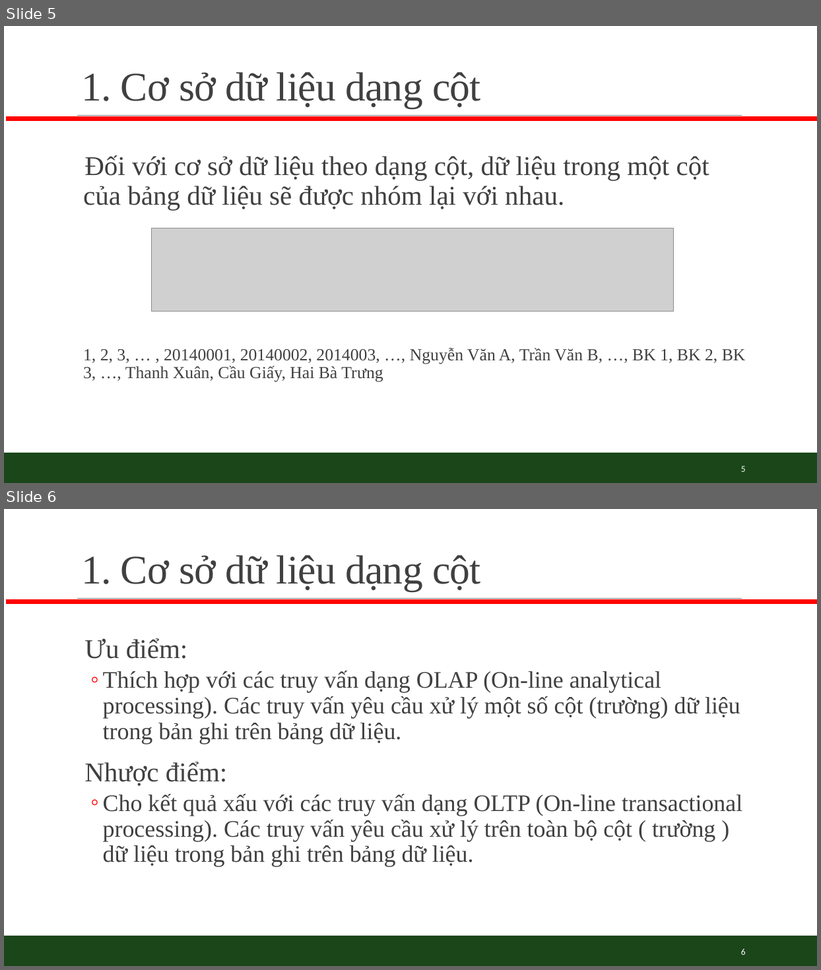
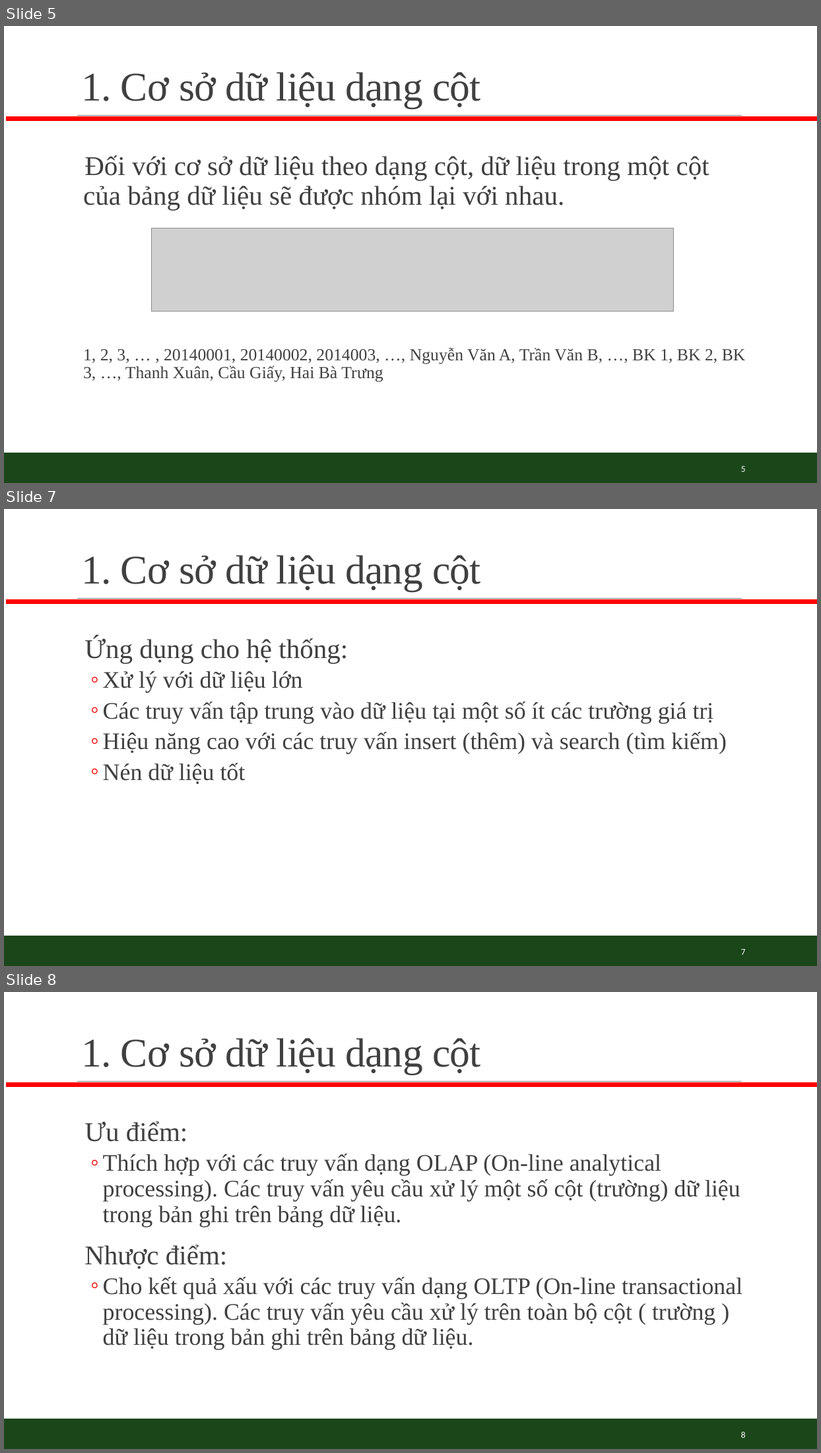
Before and after one commit to dangviethung096/DATN, a slide deck: Slide_DATN.pptx. Shown one above the other, each under a label of ours: slides 5 and 6 before the commit, slides 5, 7 and 8 after it; the slides between them are not shown. The pictures are 821x970 and 821x1453 pixels, drawn with LibreOffice and Linux fonts; fonts in the diff are those of the drawing; grey boxes stand for pictures. Boxes give left, top, right and bottom in pixels: in the first picture for what was removed or moved away, otherwise in the second. Text is boxed around its words. In the diff, an @@ line names an element or a change of style, - is before the commit and + after.

```diff
--- a/Slide_DATN.pptx
+++ b/Slide_DATN.pptx
@@ slide 7 added at (4,509,817,966), background #FFFFFF; not listed: 3 template elements that a slide beside it also shows @@
@@ title added at (81,555,481,591), 48 pt, text #404040 @@
+1. Cơ sở dữ liệu dạng cột
@@ text added at (85,637,727,784), 28 pt, text #404040 @@
+  Ứng dụng cho hệ thống:
+  ◦ Xử lý với dữ liệu lớn
+  ◦ Các truy vấn tập trung vào dữ liệu tại một số ít các trường giá trị
+  ◦ Hiệu năng cao với các truy vấn insert (thêm) và search (tìm kiếm)
+  ◦ Nén dữ liệu tốt
@@ page number added at (741,949,746,955), 10.5 pt, text #FFFFFF @@
+7
@@ what was slide 6 is now slide 8 @@
@@ page number at (741,1432,746,1438): text changed @@
-6
+8
```
Also in this commit, not shown: 3 slides changed, 4 other slides added.
